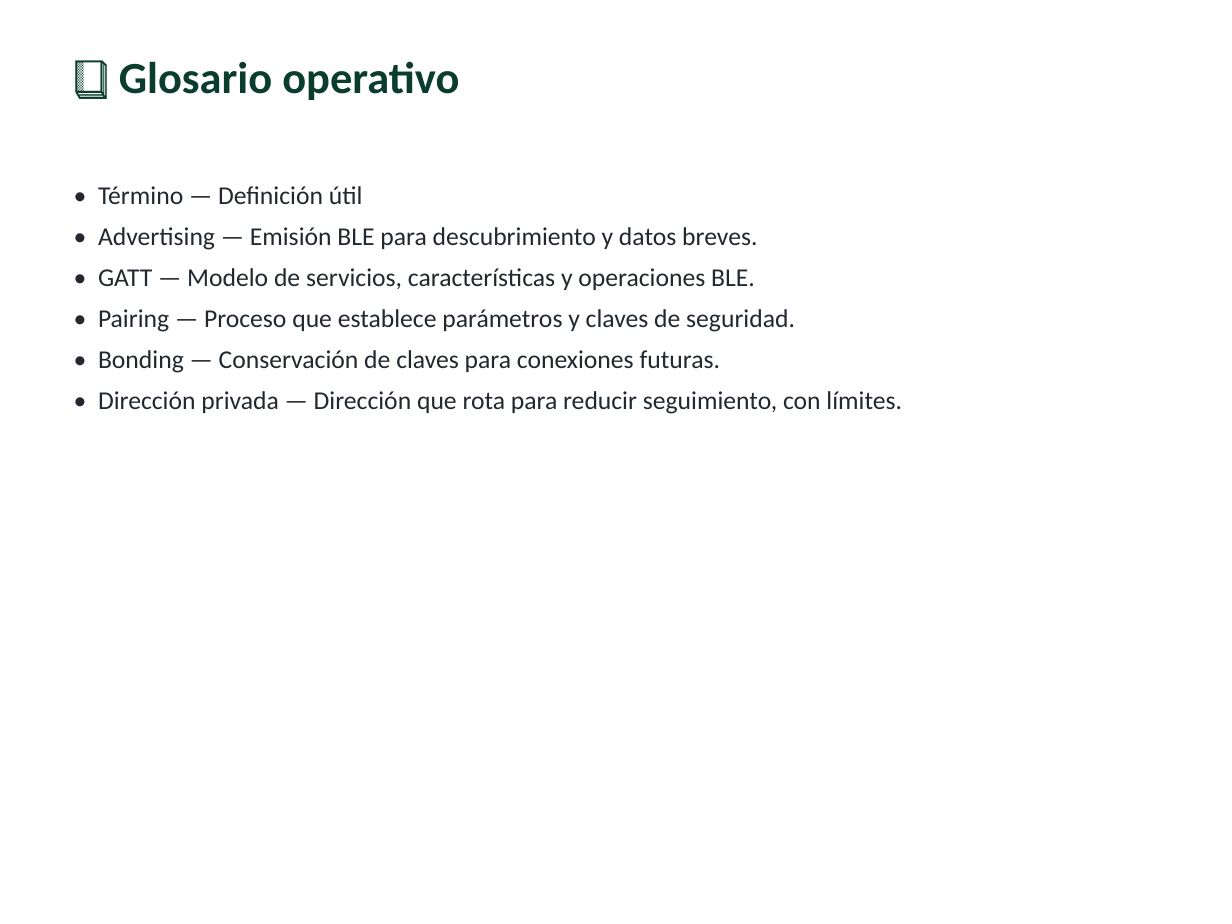
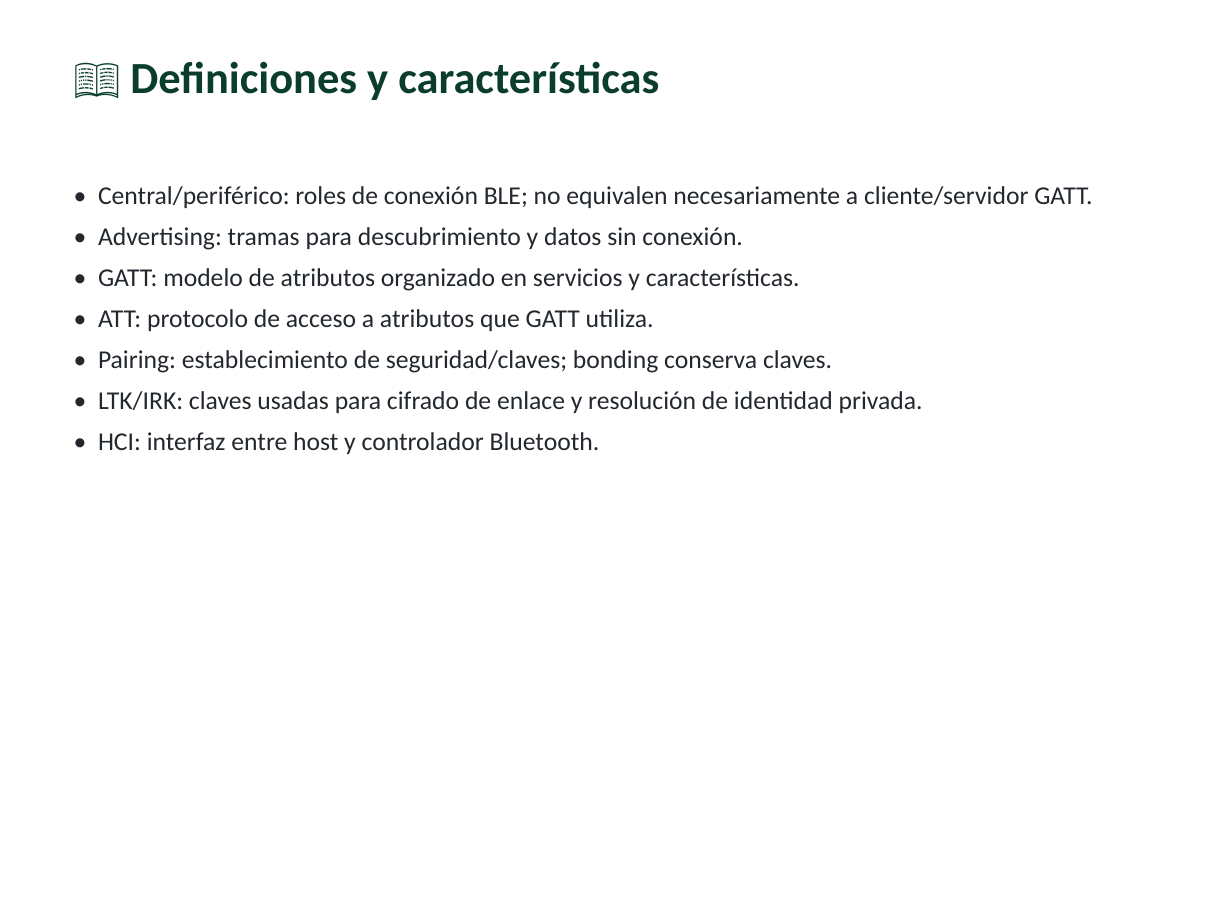
Before and after one commit to vladimiracunadev-create/modern-cybersecurity-program, a slide deck: slide 6 of classes/parte-13-seguridad-movil-iot-e-inalambrica/271-seguridad-de-bluetooth-y-ble/clase-271-presentacion.pptx. Drawn at 1232x924 pixels with LibreOffice and Linux fonts; fonts in the diff are those of the drawing. Boxes give left, top, right and bottom in pixels: in the first picture for what was removed or moved away, otherwise in the second. Text is boxed around its words. In the diff, an @@ line names an element or a change of style, - is before the commit and + after.

```diff
--- a/classes/parte-13-seguridad-movil-iot-e-inalambrica/271-seguridad-de-bluetooth-y-ble/clase-271-presentacion.pptx
+++ b/classes/parte-13-seguridad-movil-iot-e-inalambrica/271-seguridad-de-bluetooth-y-ble/clase-271-presentacion.pptx
@@ text at (130, 61, 659, 100): text changed @@
-📔 Glosario operativo
+📖 Definiciones y características
@@ text at (98, 186, 1092, 454): text changed @@
-• Término — Definición útil
-• Advertising — Emisión BLE para descubrimiento y datos breves.
-• GATT — Modelo de servicios, características y operaciones BLE.
-• Pairing — Proceso que establece parámetros y claves de seguridad.
-• Bonding — Conservación de claves para conexiones futuras.
-• Dirección privada — Dirección que rota para reducir seguimiento, con límites.
+• Central/periférico: roles de conexión BLE; no equivalen necesariamente a cliente/servidor GATT.
+• Advertising: tramas para descubrimiento y datos sin conexión.
+• GATT: modelo de atributos organizado en servicios y características.
+• ATT: protocolo de acceso a atributos que GATT utiliza.
+• Pairing: establecimiento de seguridad/claves; bonding conserva claves.
+• LTK/IRK: claves usadas para cifrado de enlace y resolución de identidad privada.
+• HCI: interfaz entre host y controlador Bluetooth.
```
Also in this commit, not shown: 15 other slides changed, 27 other files.
